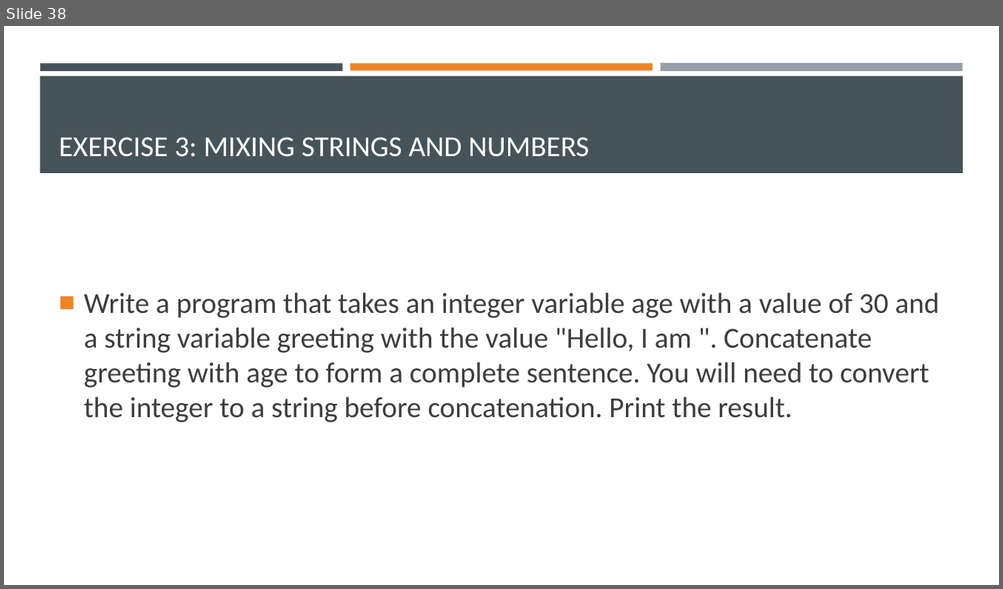
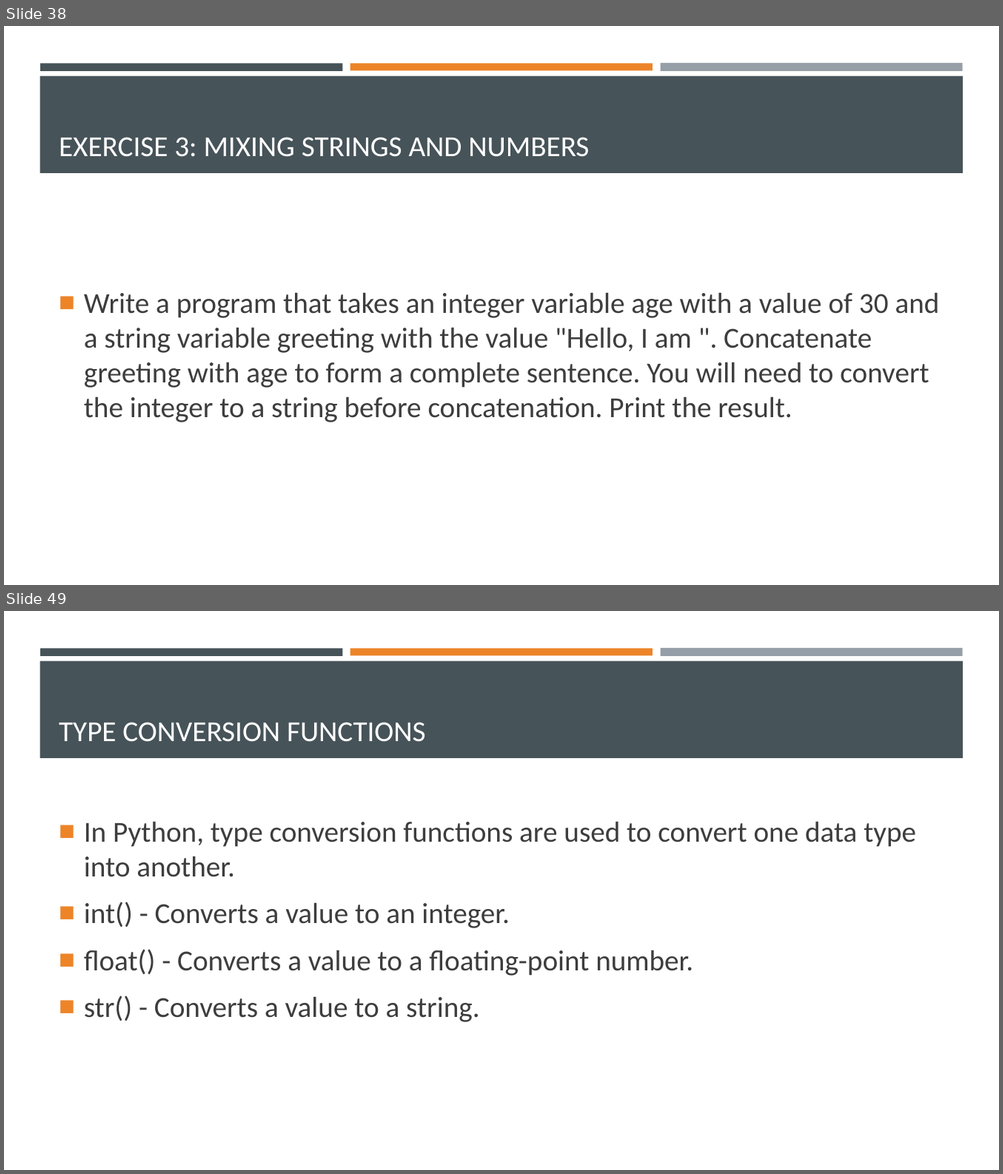
Before and after one commit to Ghost0396/iot, a slide deck: python/Python 3.pptx. Shown one above the other, each under a label of ours: slide 38 before the commit, slides 38 and 49 after it; the slides between them are not shown. The pictures are 1003x589 and 1003x1174 pixels, drawn with LibreOffice and Linux fonts; fonts in the diff are those of the drawing. Boxes give left, top, right and bottom in pixels: in the first picture for what was removed or moved away, otherwise in the second. Text is boxed around its words. In the diff, an @@ line names an element or a change of style, - is before the commit and + after.

Commit message:
python update

```diff
--- a/python/Python 3.pptx
+++ b/python/Python 3.pptx
@@ slide 49 added at (4, 611, 999, 1170), background #FFFFFF; not listed: 4 template elements that a slide beside it also shows @@
@@ title added at (59, 722, 426, 742), 28 pt, text #FFFFFF @@
+TYPE CONVERSION FUNCTIONS
@@ text added at (84, 821, 916, 1022), 28 pt, text #3D3D3D @@
+■ In Python, type conversion functions are used to convert one data type into another.
+■ int() - Converts a value to an integer.
+■ float() - Converts a value to a floating-point number.
+■ str() - Converts a value to a string.
```
Also in this commit, not shown: 4 slides changed, 14 other slides added, 5 other files.
